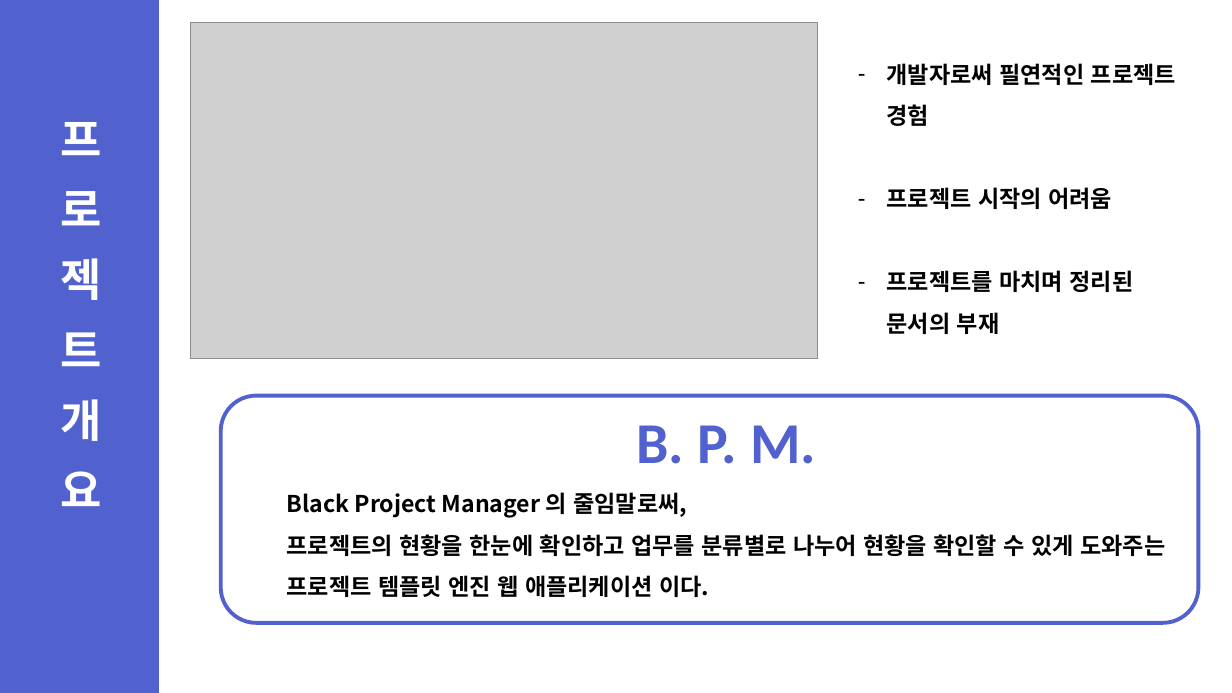
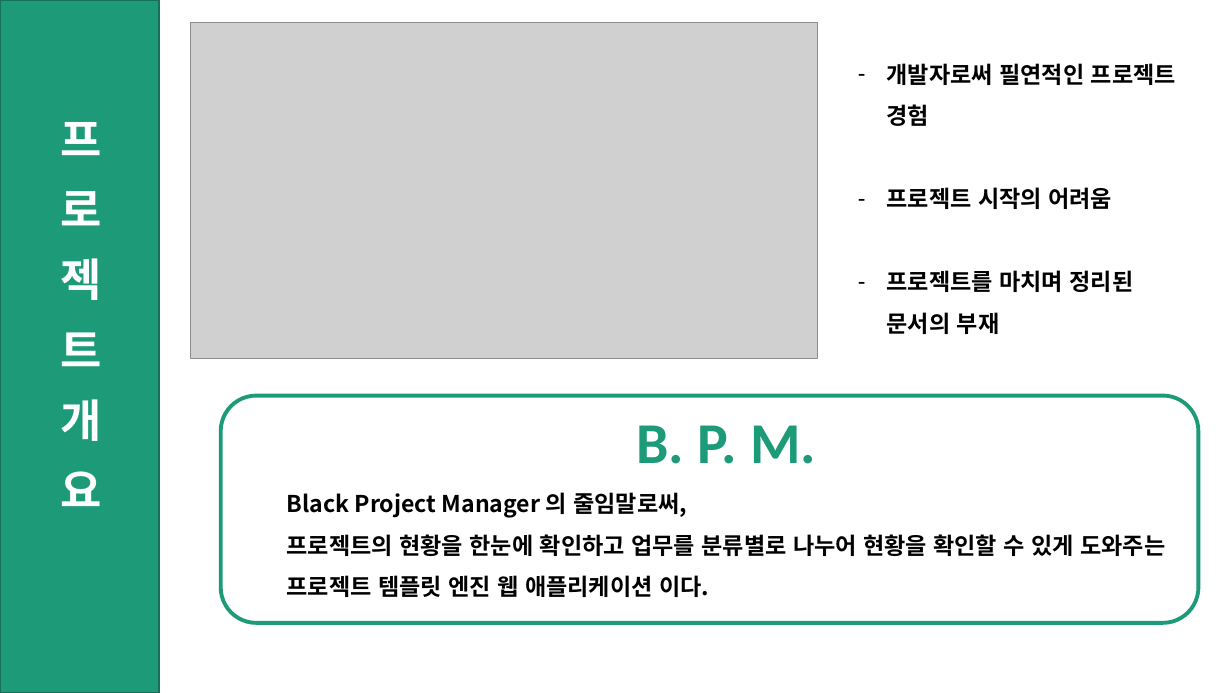
Before and after one commit to ShinHyeonSeong/Final, a slide deck: slide 4 of 기획 UI/A조 프로토타입 발표.pptx (slide 3 before the commit). Drawn at 1232x693 pixels with LibreOffice and Linux fonts; fonts in the diff are those of the drawing; grey boxes stand for pictures. Boxes give left, top, right and bottom in pixels: in the first picture for what was removed or moved away, otherwise in the second. Text is boxed around its words. In the diff, an @@ line names an element or a change of style, - is before the commit and + after.

```diff
--- a/기획 UI/A조 프로토타입 발표.pptx
+++ b/기획 UI/A조 프로토타입 발표.pptx
@@ rectangle at (0,0,159,693): fill #5161CE to #1D9A78; outline none to #157259 1 pt @@
@@ rounded rectangle at (221,396,1199,623): outline #5161CE 3 pt to #1D9A78 3 pt @@
@@ text "B. P. M." at (636,425,816,464): text colour #5161CE to #1D9A78 @@
```
Also in this commit, not shown: 11 other slides changed, 1 slide added.
